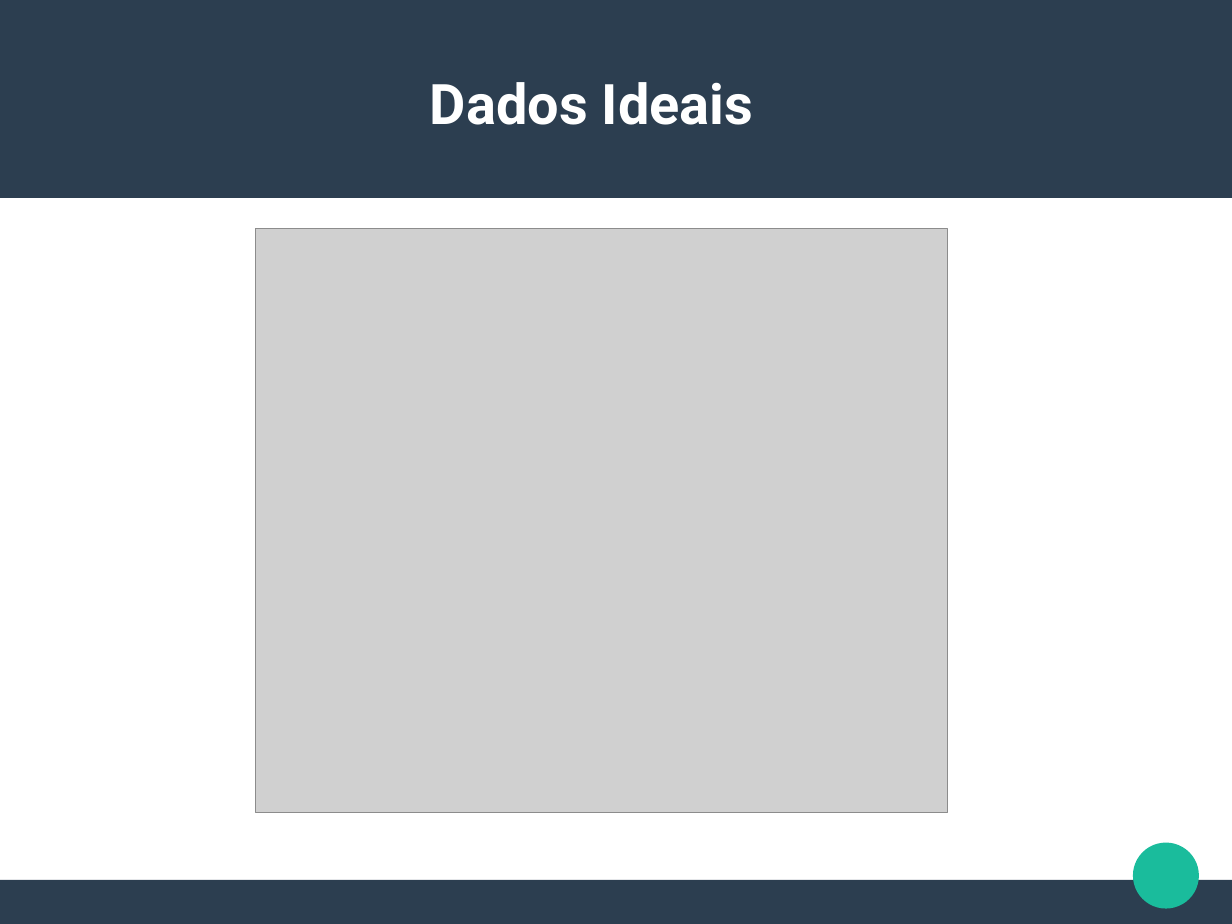
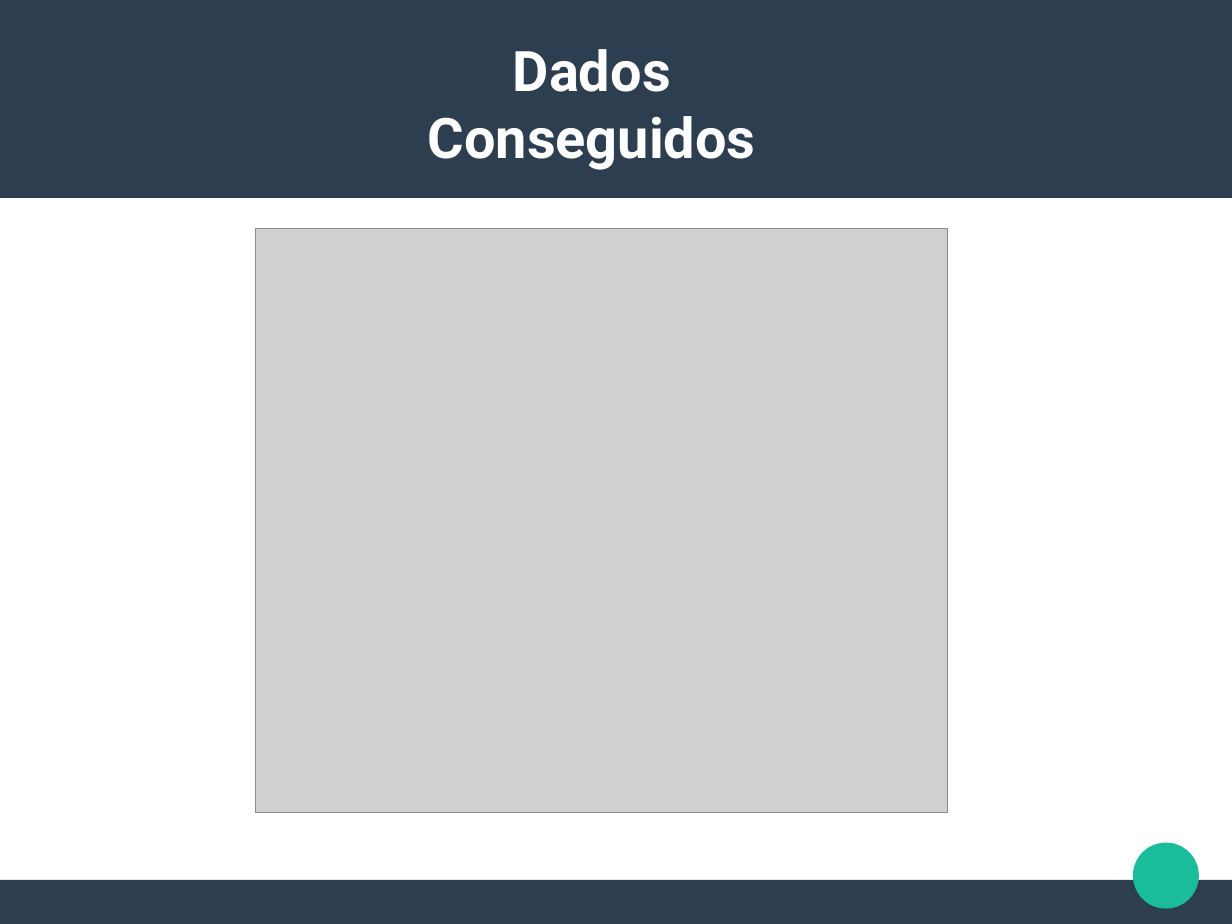
Before and after one commit to lucasbissaro/TCC_LucasBissaro, a slide deck: slide 7 of TCC apresentação 3.odp. Drawn at 1232x924 pixels with LibreOffice and Linux fonts; fonts in the diff are those of the drawing; grey boxes stand for pictures. Boxes give left, top, right and bottom in pixels: in the first picture for what was removed or moved away, otherwise in the second. Text is boxed around its words. In the diff, an @@ line names an element or a change of style, - is before the commit and + after.

```diff
--- a/TCC apresentação 3.odp
+++ b/TCC apresentação 3.odp
@@ title at bbox=[428, 49, 756, 170]: text changed @@
-Dados Ideais
+Dados Conseguidos
```
Also in this commit, not shown: 1 other slide changed, 5 other files.
